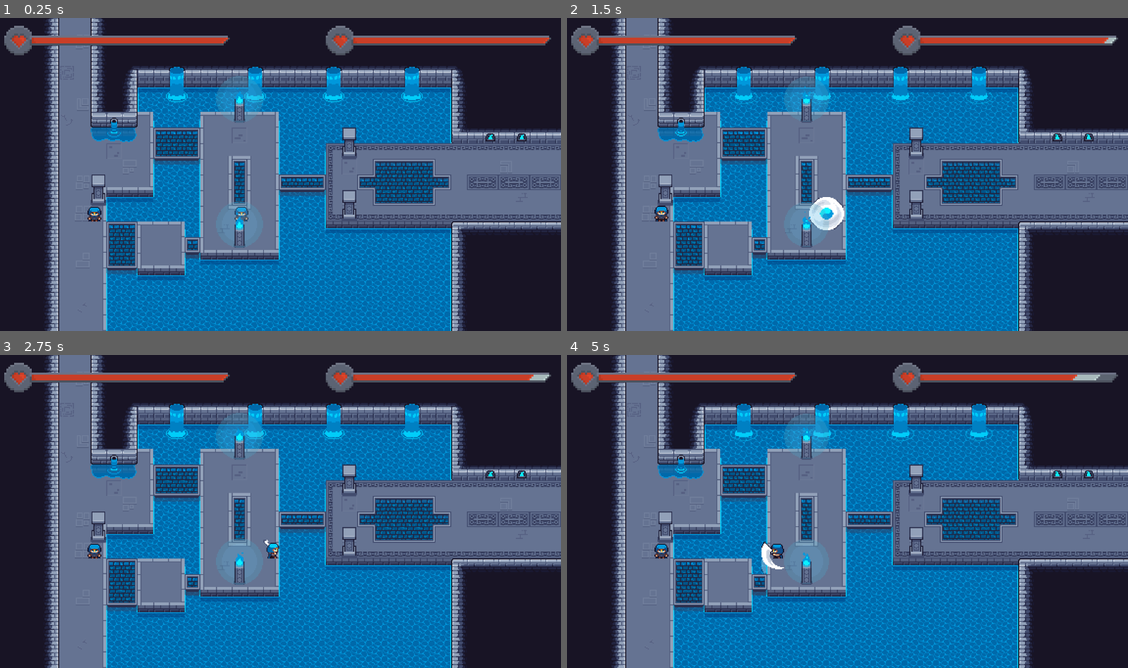
Above: before the commit, frames 1-4 (two rows, left to right).
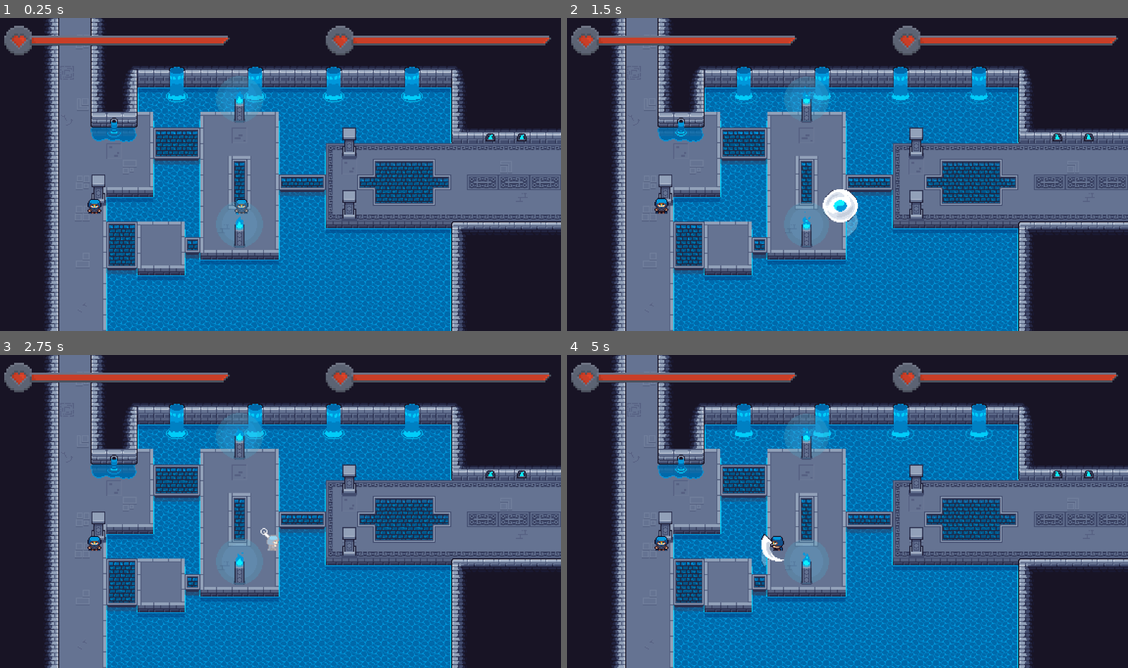
Above: after the commit, the same moments.

Repository: Supertolek/jeu-trop-koul
Game: Godot game, scene res://scenes/game.tscn
The game is run twice, just before and just after one commit, with the same random seed, the same clock (stepped at 60 frames per second) and the same inputs.
Inputs (mouse positions are in pixels of both pictures, inside the frame that each line leads up to):
- Up to frame 1 (0.25 s): no input
- Up to frame 2 (1.5 s): tap Enter at 0.5 s; move the mouse to (970, 158) at 0.52 s; press the mouse at (970, 158) at 0.53 s; hold Right (move_right) 0.53-1.25 s; right-click (970, 158) at 0.8 s; release the mouse at (970, 158) at 1.25 s; drag from (735, 190) to (819, 237) at 1.27 s
- Up to frame 3 (2.75 s): move the mouse to (336, 442) at 2.02 s; press the mouse at (336, 442) at 2.03 s; hold Right (move_right) from 2.03 s (still down); right-click (336, 442) at 2.3 s
- Up to frame 4 (5 s): release Right (move_right) at 2.75 s; release the mouse at (903, 442) at 2.75 s; drag from (819, 574) to (673, 464) at 2.77 s; move the mouse to (1015, 558) at 3.52 s; hold Left (move_left) 3.53-4.25 s; hold Right mouse button (right_click) 3.53-4.25 s; tap Shift (shift) at 3.6 s; drag from (673, 464) to (763, 433) at 4.27 s

The runs differ from the first frame. In frame 1, 0.3% of the frame differs, in the area x 15-45%, y 57-66%; in frame 2, 1.0%, in the area x 15-98%, y 6-71%; in frame 3, 0.4%; in frame 4, 0.6%.

Commit message:
Ajout de la mécanique de degat sur les joueurs

Diff:
--- a/Player/scripts/attack_manager.gd
+++ b/Player/scripts/attack_manager.gd
@@ -23,17 +23,30 @@
 	set(value):
 		attack_1_in_cooldown = value
 		if value:
+			directionate_attack(attack_1_area)
+			is_attack_1_animation_playing = true
 			attack_1_cooldown_timer.start()
+		else:
+			directionate_attack(attack_1_area,true)
 var attack_2_in_cooldown: bool = false:
 	set(value):
 		attack_2_in_cooldown = value
 		if value:
+			directionate_attack(attack_2_area)
+			is_attack_2_animation_playing = true
 			attack_2_cooldown_timer.start()
+		else:
+			directionate_attack(attack_2_area,true)
 var attack_3_in_cooldown: bool = false:
 	set(value):
 		attack_3_in_cooldown = value
 		if value:
+			directionate_attack(attack_3_area)
+			is_attack_3_animation_playing = true
 			attack_3_cooldown_timer.start()
+		else:
+			directionate_attack(attack_3_area,true)
+
 var attack_1_combo_in_cooldown: bool = false:
 	set(value):
 		attack_1_combo_in_cooldown = value
@@ -45,12 +58,43 @@
 		if value:
 			attack_2_combo_timer.start()
 @onready var player_animation: Node2D = %PlayerAnimation
+
+@onready var player_hit_box_area: Area2D = %player_hit_box_area
+@onready var attack_1_area: Area2D = %attack_1_area
+@onready var attack_2_area: Area2D = %attack_2_area
+@onready var attack_3_area: Area2D = %attack_3_area
 
 @onready var attack_1_cooldown_timer: Timer = %Attack1CooldownTimer
 @onready var attack_2_cooldown_timer: Timer = %Attack2CooldownTimer
 @onready var attack_3_cooldown_timer: Timer = %Attack3CooldownTimer
 @onready var attack_1_combo_timer: Timer = %Attack1ComboTimer
 @onready var attack_2_combo_timer: Timer = %Attack2ComboTimer
+
+var is_attack_1_animation_playing: bool = false:
+	set(value):
+		is_attack_1_animation_playing = value
+		if value:
+			await get_tree().create_timer(attack_1_duration).timeout
+			is_attack_1_animation_playing = false
+var is_attack_2_animation_playing: bool = false:
+	set(value):
+		is_attack_2_animation_playing = value
+		if value:
+			await get_tree().create_timer(attack_2_duration).timeout
+			is_attack_2_animation_playing = false
+var is_attack_3_animation_playing: bool = false:
+	set(value):
+		is_attack_3_animation_playing = value
+		if value:
+			await get_tree().create_timer(attack_3_duration).timeout
+			is_attack_3_animation_playing = false
+
+func is_attack_animation_playing():
+	print(is_holding)
+	if is_attack_1_animation_playing or is_attack_2_animation_playing or is_attack_3_animation_playing or is_holding:
+		return true
+	else:
+		return false
 
 @onready var charged_attack_1_charge_timer: Timer = %ChargedAttack1ChargeTimer
 @onready var charged_attack_1_cooldown_timer: Timer = %ChargedAttack1CooldownTimer
@@ -68,6 +112,7 @@
 
 func attack_pressed():
 
+	if is_attacking: return
 	is_attacking = true
 	is_holding = true
 	if current_combo == 0:
@@ -77,6 +122,7 @@
 		is_holding_long_enought = true
 
 func attack_released():
+	print('RELEASED')
 	charged_attack_1_charge_timer.stop()
 	if attack_1_in_cooldown or attack_2_in_cooldown or attack_3_in_cooldown:
 		return
@@ -110,13 +156,29 @@
 	player_animation.state = 'attack_'+str(current_combo)
 	is_holding = false
 
+func directionate_attack(attack_area, reset:bool = false):
+	if reset:
+		attack_area.visible = false
+		for hit_box in attack_area.get_children():
+			hit_box.disabled = true
+		return
+	#attack_area.visible = true
+	match owner.direction:
+		'up':
+			attack_area.get_node("up").disabled = false
+		'down':
+			attack_area.get_node("down").disabled = false
+		'left':
+			attack_area.get_node("left").disabled = false
+		'right':
+			attack_area.get_node("right").disabled = false
+
 
 
 func _on_attack_1_cooldown_timer_timeout() -> void:
 	attack_1_in_cooldown = false
 	is_holding_long_enought = false
 
-
 func _on_attack_2_cooldown_timer_timeout() -> void:
 	attack_2_in_cooldown = false
 	is_holding_long_enought = false
@@ -126,7 +188,6 @@
 	attack_3_in_cooldown = false
 	is_holding_long_enought = false
 	current_combo = 0
-	is_attacking = false
 
 
 func _on_attack_1_combo_timer_timeout() -> void:
@@ -152,3 +213,21 @@
 	current_combo = 0
 	is_attacking = false
 	is_holding_long_enought = false
+
+
+func _on_attack_1_area_area_entered(area: Area2D) -> void:
+	if area is PlayerHitBoxArea:
+		if area == player_hit_box_area: return
+		owner.hit_player(area.owner)
+
+
+func _on_attack_2_area_area_entered(area: Area2D) -> void:
+	if area is PlayerHitBoxArea:
+		if area == player_hit_box_area: return
+		owner.hit_player(area.owner, 1.1)
+
+
+func _on_attack_3_area_area_entered(area: Area2D) -> void:
+	if area is PlayerHitBoxArea:
+		if area == player_hit_box_area: return
+		owner.hit_player(area.owner, 3)
--- a/Player/scripts/player_animation_tree.gd
+++ b/Player/scripts/player_animation_tree.gd
@@ -14,13 +14,6 @@
 		state = value
 
 var last_facing_direction: Vector2 = Vector2(0,-1)
-var direction: String = '_down':
-	set(value):
-		if value != direction:
-			var actual_time = animation_player.current_animation_position
-			direction = value
-			play(state,actual_time)
-
 
 var attack_direction: String
 
@@ -31,15 +24,18 @@
 func _process(_delta: float) -> void:
 
 	if player.velocity.length()>=0.3:
+		if attack_manager.is_holding_long_enought and !attack_manager.charged_attack_1_is_charged: return
+		if attack_manager.is_attack_animation_playing() and !attack_manager.charged_attack_1_is_charged:
+			state = 'run'
 		var angle = rad_to_deg(atan2(player.velocity.x, player.velocity.y))
 		if -45 <= angle and angle < 45:
-			direction = '_down'
+			player.direction = 'down'
 		elif 45 <= angle and angle < 135:
-			direction = '_right'
+			player.direction = 'right'
 		elif 135 <= angle or angle < -135:
-			direction = '_up'
+			player.direction = 'up'
 		elif -135 <= angle and angle < -45:
-			direction = '_left'
+			player.direction = 'left'
 		if !attack_manager.is_attacking:
 			state = 'run'
 	else:
@@ -53,22 +49,22 @@
 	var angle = rad_to_deg(atan2(mouse_coord.x, mouse_coord.y))
 
 	if -45 <= angle and angle < 45:
-		return '_down'
+		return 'down'
 	elif 45 <= angle and angle < 135:
-		return '_right'
+		return 'right'
 	elif 135 <= angle or angle < -135:
-		return '_up'
+		return 'up'
 	elif -135 <= angle and angle < -45:
-		return '_left'
+		return 'left'
 
 
 func play(animation:String, start_time=-1):
 	if animation in ["falling","raising","standby"]:
 		animation_player.play(animation)
 	elif animation.contains('attack'):
-		animation_player.play_section(animation + direction,start_time)
+		animation_player.play_section(animation + '_' + player.direction,start_time)
 	else:
-		animation_player.play_section(animation + direction,start_time)
+		animation_player.play_section(animation + '_' + player.direction,start_time)
 
 
 	if start_time != -1:
--- /dev/null
+++ b/Player/scripts/player_hit_box_area.gd
@@ -0,0 +1,3 @@
+extends Area2D
+
+class_name PlayerHitBoxArea
--- a/project.godot
+++ b/project.godot
@@ -20,6 +20,7 @@
 Global="*res://scripts/global_scripts/global.gd"
 GlobalItemsMgmt="*res://scripts/global_scripts/GlobalItemsMgmt.gd"
 GlobalObjectsMgmt="*res://scripts/global_scripts/GlobalObjectsMgmt.gd"
+GlobalPlayerMgmt="*res://scripts/global_scripts/GlobalPlayerMgmt.gd"
 Popups="*res://scenes/popups.tscn"
 GameController="*res://scripts/global_scripts/GameController.gd"
 SignalBus="*res://scripts/global_scripts/SignalBus.gd"
@@ -100,6 +101,12 @@
 ]
 }
 
+[layer_names]
+
+2d_physics/layer_1="Wall"
+2d_physics/layer_2="Player"
+2d_physics/layer_3="Attacks"
+
 [rendering]
 
 textures/canvas_textures/default_texture_filter=0
--- a/scenes/game.tscn
+++ b/scenes/game.tscn
@@ -93,7 +93,7 @@
 
 [sub_resource type="TileSet" id="TileSet_vtaks"]
 physics_layer_0/collision_layer = 1
-physics_layer_0/collision_mask = 0
+physics_layer_0/collision_mask = 2
 sources/0 = SubResource("TileSetAtlasSource_0tnpc")
 
 [node name="Game" type="Node2D"]
@@ -110,7 +110,7 @@
 
 [node name="WaterBadckground" type="TileMapLayer" parent="TileMaps"]
 z_index = -2
-tile_map_data = PackedByteArray("AAAAAAAAAAABABwAAAAAAAEAAAA …(2931 unchanged characters)… wAAAALAAEAAAABABwAAAALAAIAAAABABwAAAALAAMAAAABABwAAAALAAQAAAABABwAAAALAAUAAAABABwAAAALAAYAAAABAB …(8472 unchanged characters)…
+tile_map_data = PackedByteArray("AAAAAAAAAAABABwAAAAAAAEAAAA …(2931 unchanged characters)… wAAAALAAEAAAABABwAAAALAAIAAAABABwAAAALAAQAAAABABwAAAALAAUAAAABABwAAAALAAYAAAABAB …(8472 unchanged characters)…
 tile_set = ExtResource("4_p57ef")
 
 [node name="VoidBackGround" type="TileMapLayer" parent="TileMaps"]
--- a/scenes/objects/door.tscn
+++ b/scenes/objects/door.tscn
@@ -286,7 +286,6 @@
 
 [node name="Door" type="StaticBody2D"]
 script = ExtResource("1_yar34")
-door_type = 0
 
 [node name="CollisionShape2D" type="CollisionShape2D" parent="."]
 unique_name_in_owner = true
@@ -296,7 +295,6 @@
 
 [node name="metal_door" type="Sprite2D" parent="."]
 unique_name_in_owner = true
-visible = false
 position = Vector2(0, -8)
 texture = ExtResource("2_aji8h")
 hframes = 8
@@ -310,6 +308,7 @@
 
 [node name="wall_door" type="Sprite2D" parent="."]
 unique_name_in_owner = true
+visible = false
 position = Vector2(0, -8)
 texture = ExtResource("3_w0irj")
 hframes = 7
--- a/scenes/player.tscn
+++ b/scenes/player.tscn
@@ -1,10 +1,11 @@
-[gd_scene load_steps=50 format=3 uid="uid://d0wegsgalj7fw"]
+[gd_scene load_steps=55 format=3 uid="uid://d0wegsgalj7fw"]
 
 [ext_resource type="Script" uid="uid://b71jm1s376ygx" path="res://scripts/entities/player.gd" id="1_qhqgy"]
 [ext_resource type="Texture2D" uid="uid://di16o7owigvc3" path="res://assets/Player/Blue/blue_player_animation.png" id="2_qlg0r"]
 [ext_resource type="Script" uid="uid://joqox6ucrsxk" path="res://Player/scripts/sprite.gd" id="3_qlg0r"]
 [ext_resource type="Script" uid="uid://cqohgdxcvdpea" path="res://Player/scripts/player_animation_tree.gd" id="4_qlg0r"]
 [ext_resource type="Script" uid="uid://dfhps0n71514o" path="res://Player/scripts/attack_manager.gd" id="5_qlg0r"]
+[ext_resource type="Script" uid="uid://7466sm4n7pi5" path="res://Player/scripts/player_hit_box_area.gd" id="6_tuyoq"]
 
 [sub_resource type="RectangleShape2D" id="RectangleShape2D_qhqgy"]
 size = Vector2(22, 9)
@@ -913,15 +914,29 @@
 &"walk_up": SubResource("Animation_smehm")
 }
 
+[sub_resource type="RectangleShape2D" id="RectangleShape2D_smehm"]
+size = Vector2(30, 35)
+
+[sub_resource type="RectangleShape2D" id="RectangleShape2D_qlg0r"]
+size = Vector2(64, 36)
+
+[sub_resource type="RectangleShape2D" id="RectangleShape2D_tuyoq"]
+size = Vector2(64, 36)
+
+[sub_resource type="RectangleShape2D" id="RectangleShape2D_fjrip"]
+size = Vector2(28, 37)
+
 [node name="Player" type="CharacterBody2D"]
-collision_layer = 0
+collision_layer = 2
 script = ExtResource("1_qhqgy")
+color = null
+health = null
 
 [node name="SpriteReflexion" type="Sprite2D" parent="."]
 unique_name_in_owner = true
 self_modulate = Color(1, 1, 1, 0.313726)
 z_index = -1
-position = Vector2(0, 32)
+position = Vector2(0, 16)
 scale = Vector2(2, 2)
 texture = ExtResource("2_qlg0r")
 flip_v = true
@@ -931,6 +946,7 @@
 
 [node name="Sprite" type="Sprite2D" parent="."]
 unique_name_in_owner = true
+position = Vector2(0, -16)
 scale = Vector2(2, 2)
 texture = ExtResource("2_qlg0r")
 hframes = 36
@@ -938,7 +954,8 @@
 script = ExtResource("3_qlg0r")
 
 [node name="CollisionShape2D" type="CollisionShape2D" parent="."]
-position = Vector2(0, 13.5)
+visible = false
+position = Vector2(0, -5)
 shape = SubResource("RectangleShape2D_qhqgy")
 
 [node name="AnimationPlayer" type="AnimationPlayer" parent="."]
@@ -970,18 +987,18 @@
 
 [node name="Attack3CooldownTimer" type="Timer" parent="AttackManager"]
 unique_name_in_owner = true
+wait_time = 0.7
+one_shot = true
+
+[node name="Attack1ComboTimer" type="Timer" parent="AttackManager"]
+unique_name_in_owner = true
+one_shot = true
+
+[node name="Attack2ComboTimer" type="Timer" parent="AttackManager"]
+unique_name_in_owner = true
 wait_time = 0.8
 one_shot = true
 
-[node name="Attack1ComboTimer" type="Timer" parent="AttackManager"]
-unique_name_in_owner = true
-one_shot = true
-
-[node name="Attack2ComboTimer" type="Timer" parent="AttackManager"]
-unique_name_in_owner = true
-wait_time = 0.8
-one_shot = true
-
 [node name="ChargedAttack1ChargeTimer" type="Timer" parent="AttackManager"]
 unique_name_in_owner = true
 wait_time = 0.7
@@ -989,8 +1006,107 @@
 
 [node name="ChargedAttack1CooldownTimer" type="Timer" parent="AttackManager"]
 unique_name_in_owner = true
-wait_time = 1.1
+wait_time = 0.7
 one_shot = true
+
+[node name="player_hit_box_area" type="Area2D" parent="AttackManager"]
+unique_name_in_owner = true
+visible = false
+collision_layer = 2
+collision_mask = 4
+script = ExtResource("6_tuyoq")
+
+[node name="CollisionShape2D" type="CollisionShape2D" parent="AttackManager/player_hit_box_area"]
+position = Vector2(0, -16.5)
+shape = SubResource("RectangleShape2D_smehm")
+
+[node name="attack_1_area" type="Area2D" parent="AttackManager"]
+unique_name_in_owner = true
+visible = false
+position = Vector2(0, -10)
+collision_layer = 4
+collision_mask = 2
+
+[node name="down" type="CollisionShape2D" parent="AttackManager/attack_1_area"]
+position = Vector2(0, 16)
+shape = SubResource("RectangleShape2D_qlg0r")
+disabled = true
+
+[node name="right" type="CollisionShape2D" parent="AttackManager/attack_1_area"]
+position = Vector2(21, -5)
+rotation = -1.57079
+shape = SubResource("RectangleShape2D_qlg0r")
+disabled = true
+
+[node name="up" type="CollisionShape2D" parent="AttackManager/attack_1_area"]
+position = Vector2(0, -25)
+shape = SubResource("RectangleShape2D_qlg0r")
+disabled = true
+
+[node name="left" type="CollisionShape2D" parent="AttackManager/attack_1_area"]
+position = Vector2(-21, -5)
+rotation = -1.57079
+shape = SubResource("RectangleShape2D_qlg0r")
+disabled = true
+
+[node name="attack_2_area" type="Area2D" parent="AttackManager"]
+unique_name_in_owner = true
+visible = false
+position = Vector2(0, -10)
+collision_layer = 4
+collision_mask = 2
+
+[node name="down" type="CollisionShape2D" parent="AttackManager/attack_2_area"]
+position = Vector2(0, 16)
+shape = SubResource("RectangleShape2D_tuyoq")
+disabled = true
+
+[node name="right" type="CollisionShape2D" parent="AttackManager/attack_2_area"]
+position = Vector2(21, -5)
+rotation = 1.57079
+shape = SubResource("RectangleShape2D_tuyoq")
+disabled = true
+
+[node name="up" type="CollisionShape2D" parent="AttackManager/attack_2_area"]
+position = Vector2(0, -25)
+shape = SubResource("RectangleShape2D_tuyoq")
+disabled = true
+
+[node name="left" type="CollisionShape2D" parent="AttackManager/attack_2_area"]
+position = Vector2(-21, -5)
+rotation = 1.57079
+shape = SubResource("RectangleShape2D_tuyoq")
+disabled = true
+
+[node name="attack_3_area" type="Area2D" parent="AttackManager"]
+unique_name_in_owner = true
+visible = false
+position = Vector2(0, -10)
+collision_layer = 4
+collision_mask = 2
+
+[node name="down" type="CollisionShape2D" parent="AttackManager/attack_3_area"]
+position = Vector2(0, 29)
+shape = SubResource("RectangleShape2D_fjrip")
+disabled = true
+
+[node name="right" type="CollisionShape2D" parent="AttackManager/attack_3_area"]
+position = Vector2(33, -1)
+rotation = -1.57079
+shape = SubResource("RectangleShape2D_fjrip")
+disabled = true
+
+[node name="up" type="CollisionShape2D" parent="AttackManager/attack_3_area"]
+position = Vector2(0, -36)
+rotation = -3.14159
+shape = SubResource("RectangleShape2D_fjrip")
+disabled = true
+
+[node name="left" type="CollisionShape2D" parent="AttackManager/attack_3_area"]
+position = Vector2(-33, 0)
+rotation = -1.57079
+shape = SubResource("RectangleShape2D_fjrip")
+disabled = true
 
 [node name="HealthRegenerationTimer" type="Timer" parent="."]
 unique_name_in_owner = true
@@ -1004,4 +1120,7 @@
 [connection signal="timeout" from="AttackManager/Attack2ComboTimer" to="AttackManager" method="_on_attack_2_combo_timer_timeout"]
 [connection signal="timeout" from="AttackManager/ChargedAttack1ChargeTimer" to="AttackManager" method="_on_charged_attack_1_charge_timer_timeout"]
 [connection signal="timeout" from="AttackManager/ChargedAttack1CooldownTimer" to="AttackManager" method="_on_charged_attack_1_cooldown_timer_timeout"]
+[connection signal="area_entered" from="AttackManager/attack_1_area" to="AttackManager" method="_on_attack_1_area_area_entered"]
+[connection signal="area_entered" from="AttackManager/attack_2_area" to="AttackManager" method="_on_attack_2_area_area_entered"]
+[connection signal="area_entered" from="AttackManager/attack_3_area" to="AttackManager" method="_on_attack_3_area_area_entered"]
 [connection signal="timeout" from="HealthRegenerationTimer" to="." method="_on_health_regeneration_timer_timeout"]
--- a/scripts/entities/player.gd
+++ b/scripts/entities/player.gd
@@ -9,6 +9,15 @@
 var device_id: int
 @onready var sprite: Sprite2D = %Sprite
 @onready var attack_manager: Node2D = %AttackManager
+@onready var player_animation: Node2D = %PlayerAnimation
+
+
+var direction: String = 'down':
+	set(value):
+		if value != direction:
+			var actual_time = player_animation.animation_player.current_animation_position
+			direction = value
+			player_animation.play(player_animation.state,actual_time)
 
 @onready var health_regeneration_timer: Timer = %HealthRegenerationTimer
 
@@ -38,8 +47,8 @@
 		).normalized()
 		if direction.length() <= 0.3:
 			direction = Vector2.ZERO
-	if attack_manager.is_holding_long_enought:
-		direction = Vector2.ZERO
+	if attack_manager.charged_attack_1_is_charged:
+		direction /= 4
 	if direction:
 		is_moving = true
 	else:
@@ -68,7 +77,7 @@
 		attack_manager.attack_pressed()
 	if event.is_action_released("attack"):
 		hold_actions.erase("attack")
-		hit_player(enemy)
+		#hit_player(enemy)
 		attack_manager.attack_released()
 	if event.is_action_pressed("right_click"):
 		hit(-1)
@@ -79,17 +88,18 @@
 
 
 
-func hit(damage: float):
+func hit(damage: float, damage_mult:float = 1):
 	var damage_reduction: float = 0
+	damage *= damage_mult
 	if damage > 0:
 		damage_reduction = (player_stats.stat_defense * damage) / (player_stats.stat_defense + 50)
 	var effective_damage = snappedf(damage - damage_reduction,0.1)
 	player_stats.stat_effective_health = clamp(player_stats.stat_effective_health - effective_damage, 0, player_stats.stat_max_health)
-	#print(player_stats.stat_effective_health,'/',player_stats.stat_max_health)
+
 	GameController.health_change(self)
 
-func hit_player(target_player: Player):
-	target_player.hit(GlobalItemsMgmt.calculate_damage(player_stats))
+func hit_player(target_player: Player, damage_mult:float = 1):
+	target_player.hit(GlobalItemsMgmt.calculate_damage(player_stats), damage_mult)
 
 
 
--- /dev/null
+++ b/scripts/global_scripts/GlobalPlayerMgmt.gd
@@ -0,0 +1,13 @@
+extends Node
+
+enum PLAYER_STATE {
+	IDLE,
+	RUNNING,
+	HURT,
+	DIE,
+	ATTACK_1,
+	ATTACK_2,
+	ATTACK_3,
+	CHARGE_ATTACK,
+	CAST_CHARGED_ATTACK,
+}
--- a/scripts/objects/door.gd
+++ b/scripts/objects/door.gd
@@ -5,7 +5,10 @@
 
 @export var door_type: GlobalObjectsMgmt.DOOR_TYPE = GlobalObjectsMgmt.DOOR_TYPE.METAL:
 	set(value):
+
 		door_type = value
+		if !Engine.is_editor_hint(): return
+		#if !is_scene_ready: return
 		metal_door.visible = false
 		wall_door.visible = false
 		wooden_door.visible = false
@@ -31,7 +34,6 @@
 @export_group('Internal')
 @export_tool_button("Open") var open_button = open_door
 @export_tool_button("Close") var close_button = close_door
-
 @onready var metal_door: Sprite2D = %metal_door
 @onready var wall_door: Sprite2D = %wall_door
 @onready var wooden_door: Sprite2D = %wooden_door
@@ -40,23 +42,27 @@
 @onready var wall_animation_player: AnimationPlayer = %wall_animation_player
 @onready var wooden_animation_player: AnimationPlayer = %wooden_animation_player
 @onready var open: bool = door_open_default
+var is_scene_ready: bool = false
 
-
+func _ready() -> void:
+	is_scene_ready = true
 
 func open_door():
+	if !is_scene_ready: return
 	if open: return
 	match door_type:
-			GlobalObjectsMgmt.DOOR_TYPE.METAL:
-				metal_animation_player.play('open')
-			GlobalObjectsMgmt.DOOR_TYPE.WALL:
-				wall_animation_player.play('open')
-			GlobalObjectsMgmt.DOOR_TYPE.WOODEN:
-				wooden_animation_player.play('open')
+		GlobalObjectsMgmt.DOOR_TYPE.METAL:
+			metal_animation_player.play('open')
+		GlobalObjectsMgmt.DOOR_TYPE.WALL:
+			wall_animation_player.play('open')
+		GlobalObjectsMgmt.DOOR_TYPE.WOODEN:
+			wooden_animation_player.play('open')
 	door_open_default = true
 	open = true
 
 
 func close_door():
+	if !is_scene_ready: return
 	if !open: return
 	match door_type:
 			GlobalObjectsMgmt.DOOR_TYPE.METAL:
Not shown, added: Player/scripts/player_hit_box_area.gd.uid
Not shown, added: scripts/global_scripts/GlobalPlayerMgmt.gd.uid
